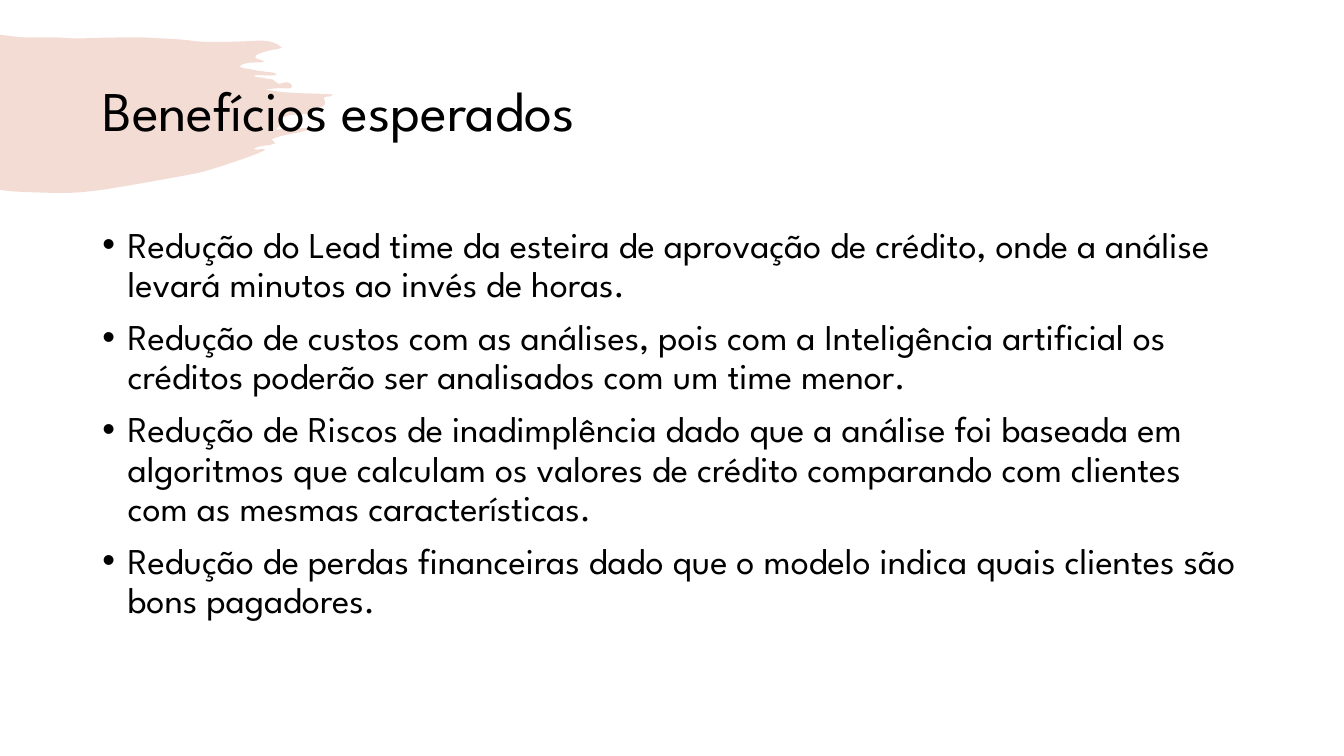
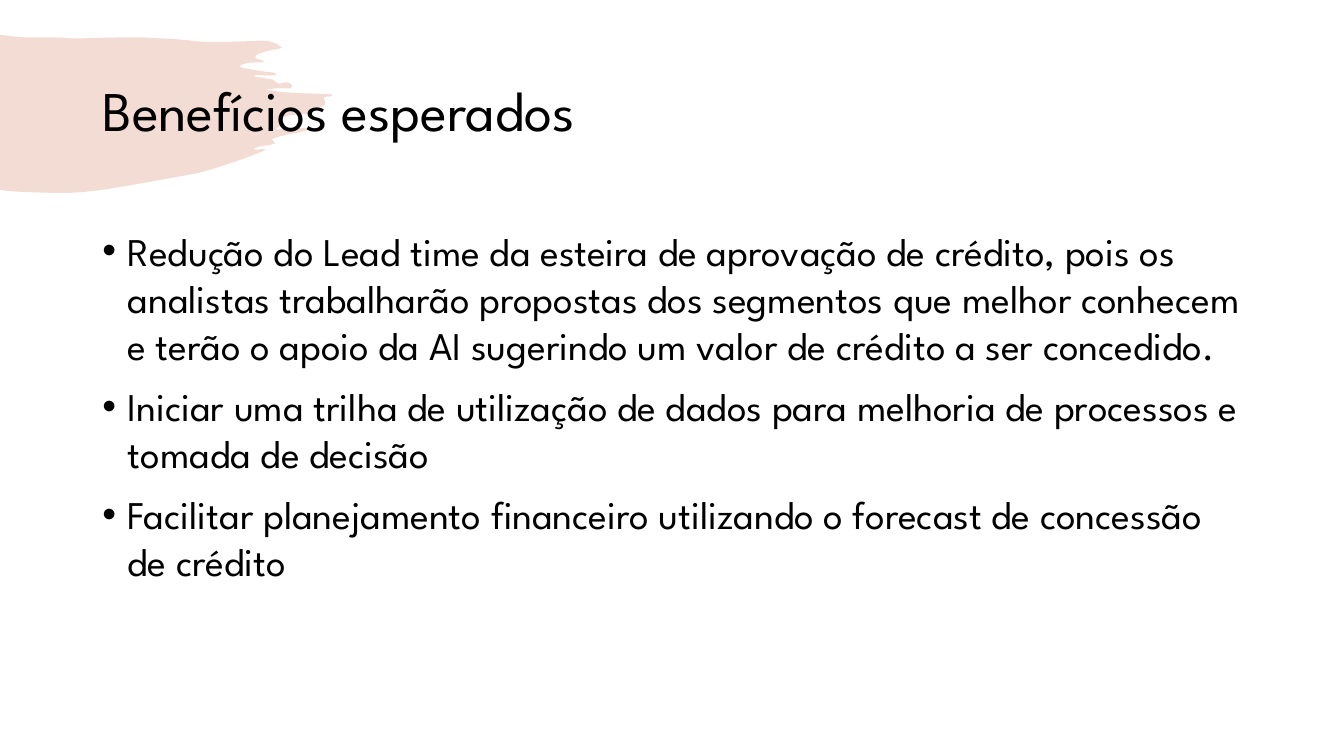
Before and after one commit to jblancoperez/fiap-desafio, a slide deck: slide 10 of skynet.pptx. Drawn at 1344x756 pixels with LibreOffice and Linux fonts; fonts in the diff are those of the drawing. Boxes give left, top, right and bottom in pixels: in the first picture for what was removed or moved away, otherwise in the second. Text is boxed around its words. In the diff, an @@ line names an element or a change of style, - is before the commit and + after.

```diff
--- a/skynet.pptx
+++ b/skynet.pptx
@@ text at bbox=[128, 239, 1239, 577]: text changed; size 25.9 to 28 pt @@
-• Redução do Lead time da esteira de aprovação de crédito, onde a análise levará minutos ao invés de horas.
-• Redução de custos com as análises, pois com a Inteligência artificial os créditos poderão ser analisados com um time menor.
-• Redução de Riscos de inadimplência dado que a análise foi baseada em algoritmos que calculam os valores de crédito comparando com clientes com as mesmas características.
-• Redução de perdas financeiras dado que o modelo indica quais clientes são bons pagadores.
+• Redução do Lead time da esteira de aprovação de crédito, pois os analistas trabalharão propostas dos segmentos que melhor conhecem e terão o apoio da AI sugerindo um valor de crédito a ser concedido.
+• Iniciar uma trilha de utilização de dados para melhoria de processos e tomada de decisão
+• Facilitar planejamento financeiro utilizando o forecast de concessão de crédito
```
Also in this commit, not shown: 1 other slide changed.
